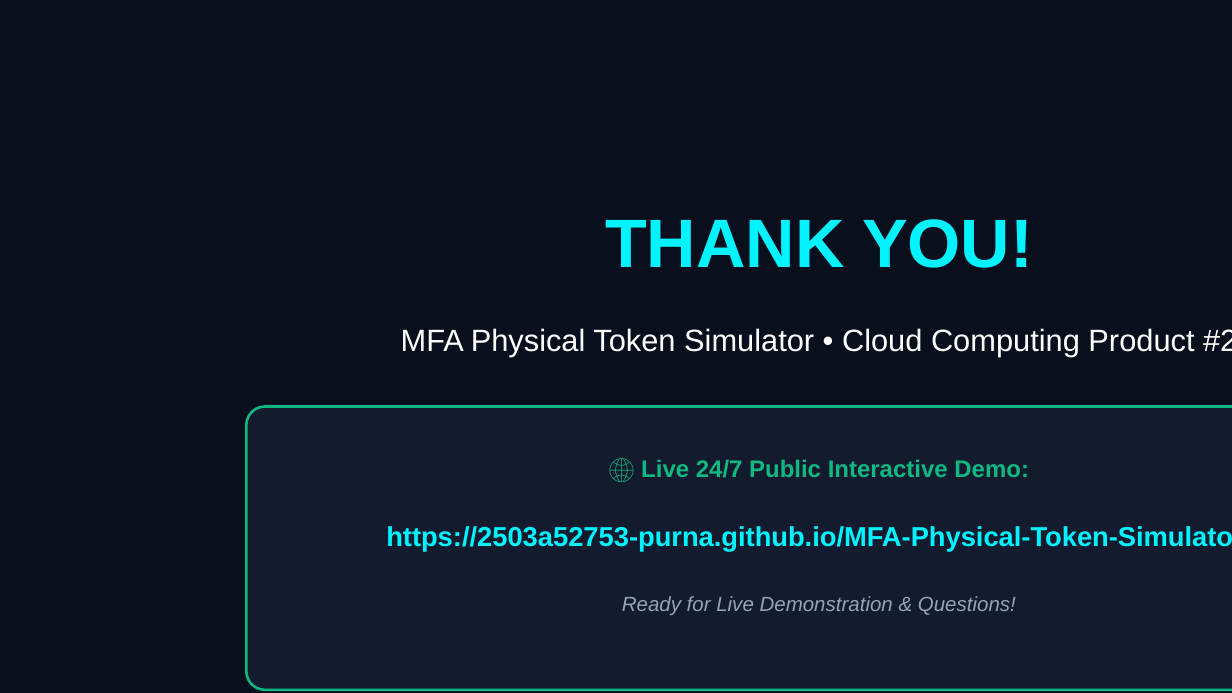
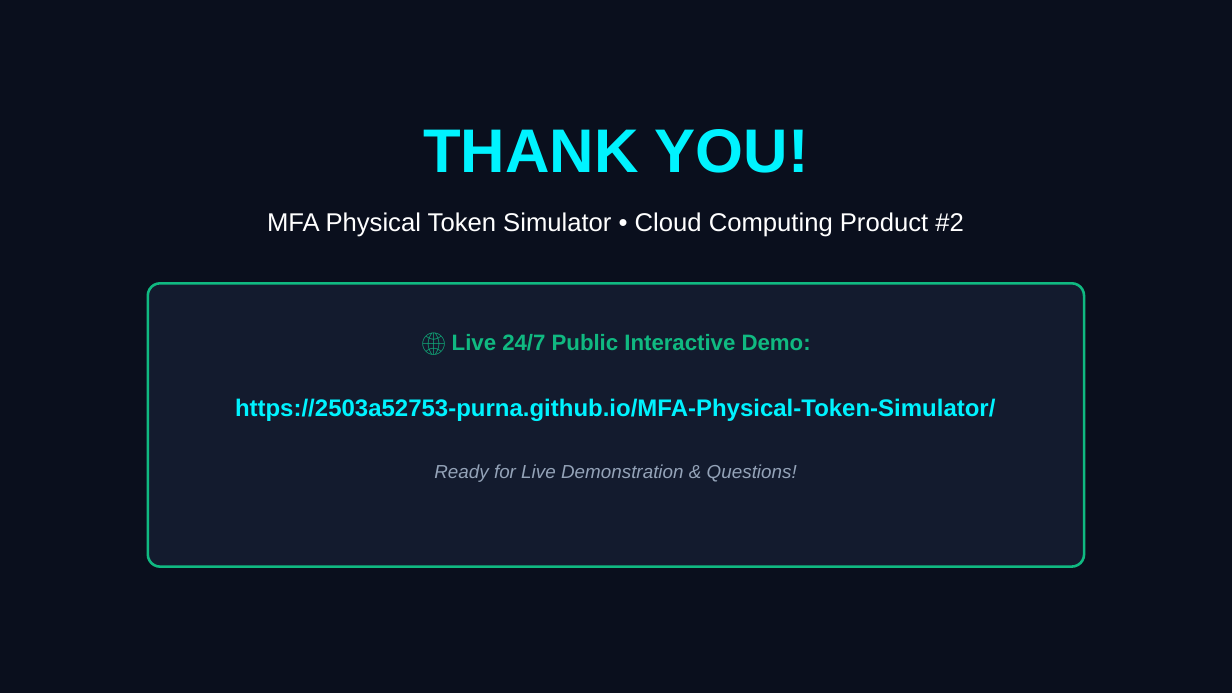
Before and after one commit to 2503a52753-Purna/MFA-Physical-Token-Simulator, a slide deck: slide 10 of MFA_Physical_Token_Simulator_Presentation.pptx. Drawn at 1232x693 pixels with LibreOffice and Linux fonts; fonts in the diff are those of the drawing. Boxes give left, top, right and bottom in pixels: in the first picture for what was removed or moved away, otherwise in the second. Text is boxed around its words. In the diff, an @@ line names an element or a change of style, - is before the commit and + after.

```diff
--- a/MFA_Physical_Token_Simulator_Presentation.pptx
+++ b/MFA_Physical_Token_Simulator_Presentation.pptx
@@ text "THANK YOU!" moved from (x1=605, y1=219, x2=1033, y2=268) to (x1=423, y1=129, x2=809, y2=173) @@
@@ text "THANK YOU!" at (x1=423, y1=129, x2=809, y2=173): size 40 to 36 pt @@
@@ text "MFA Physical Token Simulator • ..." moved from (x1=401, y1=328, x2=1232, y2=356) to (x1=267, y1=212, x2=964, y2=237) @@
@@ text "MFA Physical Token Simulator • ..." at (x1=267, y1=212, x2=964, y2=237): size 18 to 15 pt @@
@@ rounded rectangle resized from (x1=246, y1=407, x2=1232, y2=690) to (x1=148, y1=283, x2=1084, y2=567) @@
@@ rounded rectangle at (x1=148, y1=283, x2=1084, y2=567): proportions changed @@
@@ text "🌐 Live 24/7 Public Interactive ..." moved from (x1=641, y1=459, x2=1029, y2=478) to (x1=452, y1=334, x2=811, y2=351) @@
@@ text "🌐 Live 24/7 Public Interactive ..." at (x1=452, y1=334, x2=811, y2=351): size 14 to 13 pt @@
@@ text "https://2503a52753-purna.github.io/MFA-Physical-Token-Simula ..." moved from (x1=386, y1=526, x2=1232, y2=552) to (x1=235, y1=398, x2=995, y2=421) @@
@@ text "https://2503a52753-purna.github.io/MFA-Physical-Token-Simula ..." at (x1=235, y1=398, x2=995, y2=421): size 16 to 14 pt @@
@@ text "Ready for Live Demonstration & ..." moved from (x1=622, y1=596, x2=1016, y2=615) to (x1=434, y1=464, x2=797, y2=482) @@
@@ text "Ready for Live Demonstration & ..." at (x1=434, y1=464, x2=797, y2=482): size 12 to 11 pt @@
```
Also in this commit, not shown: 9 other slides changed, 2 other files.
